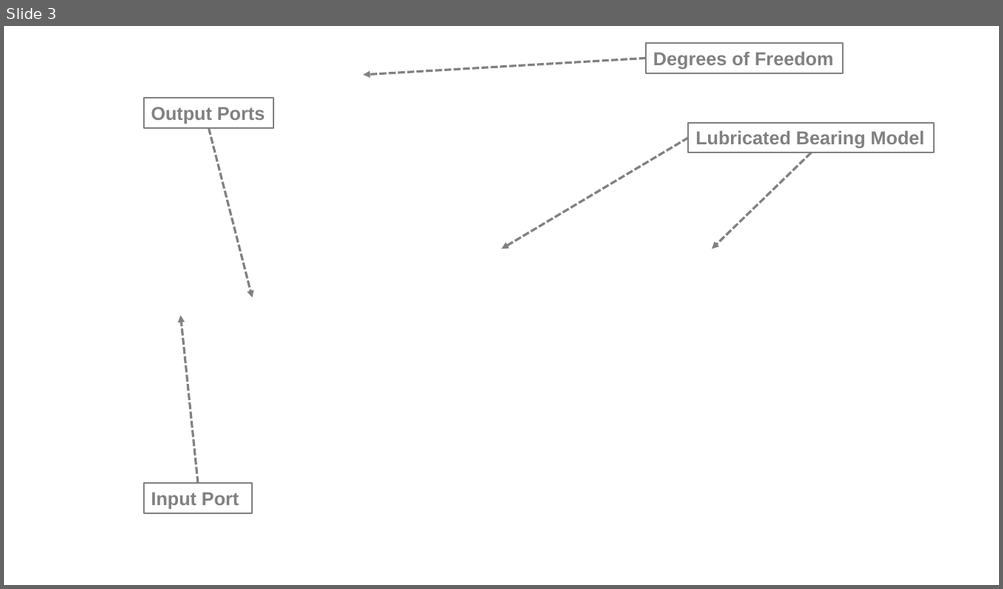
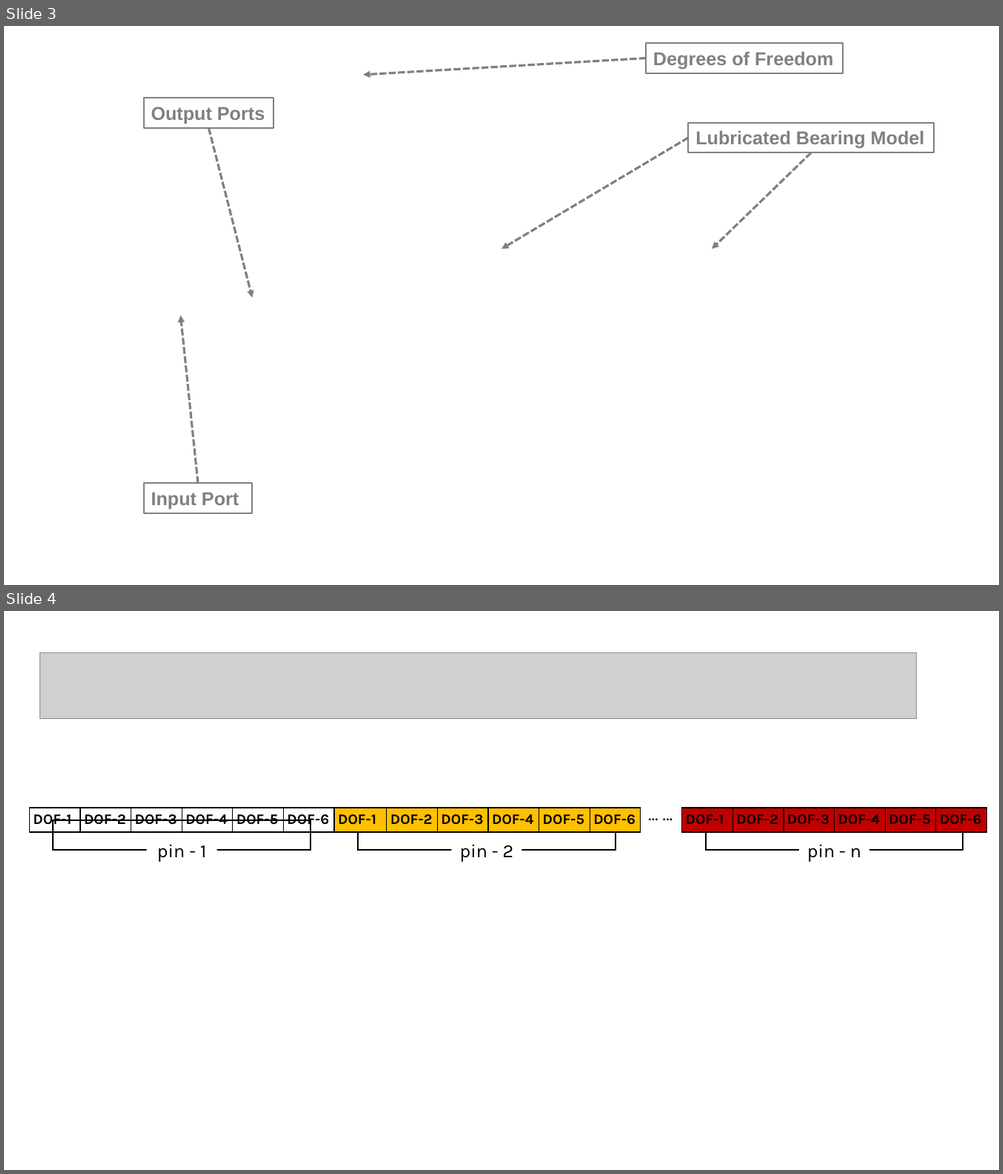
Before and after one commit to QuestH/PhDThesis, a slide deck: Chapters/04_Modelling_Lubricated_Bearings_in_a_Flexible_Multi-Body_Dynamic_Environment/Graphics.pptx. Shown one above the other, each under a label of ours: slide 3 before the commit, slides 3 and 4 after it. The pictures are 1003x589 and 1003x1174 pixels, drawn with LibreOffice and Linux fonts; fonts in the diff are those of the drawing; grey boxes stand for pictures; background and template pictures are left out. Boxes give left, top, right and bottom in pixels: in the first picture for what was removed or moved away, otherwise in the second. Text is boxed around its words. In the diff, an @@ line names an element or a change of style, - is before the commit and + after.

```diff
--- a/Chapters/04_Modelling_Lubricated_Bearings_in_a_Flexible_Multi-Body_Dynamic_Environment/Graphics.pptx
+++ b/Chapters/04_Modelling_Lubricated_Bearings_in_a_Flexible_Multi-Body_Dynamic_Environment/Graphics.pptx
@@ slide 4 added at box(4, 611, 999, 1170), background #FFFFFF @@
@@ picture added at box(40, 652, 916, 718) @@
@@ table added at box(29, 808, 334, 832), 1 rows, 6 columns @@
+DOF-1 | DOF-2 | DOF-3 | DOF-4 | DOF-5 | DOF-6
@@ table added at box(335, 808, 640, 832), 1 rows, 6 columns @@
+DOF-1 | DOF-2 | DOF-3 | DOF-4 | DOF-5 | DOF-6
@@ text added at box(626, 798, 696, 828), 18 pt, text #000000 @@
+… …
@@ table added at box(681, 808, 986, 832), 1 rows, 6 columns @@
+DOF-1 | DOF-2 | DOF-3 | DOF-4 | DOF-5 | DOF-6
@@ rectangle added at box(54, 820, 310, 851), outline #000000 1.5 pt @@
@@ rectangle added at box(358, 820, 615, 851), outline #000000 1.5 pt @@
@@ rectangle added at box(706, 820, 963, 851), outline #000000 1.5 pt @@
@@ rectangle added at box(147, 835, 216, 866), fill #FFFFFF, 18 pt, text #000000 @@
+pin - 1
@@ rectangle added at box(452, 835, 522, 866), fill #FFFFFF, 18 pt, text #000000 @@
+pin - 2
@@ rectangle added at box(800, 835, 870, 866), fill #FFFFFF, 18 pt, text #000000 @@
+pin - n
```
Also in this commit, not shown: 2 other slides added, 1 slide removed, 38 other files.
